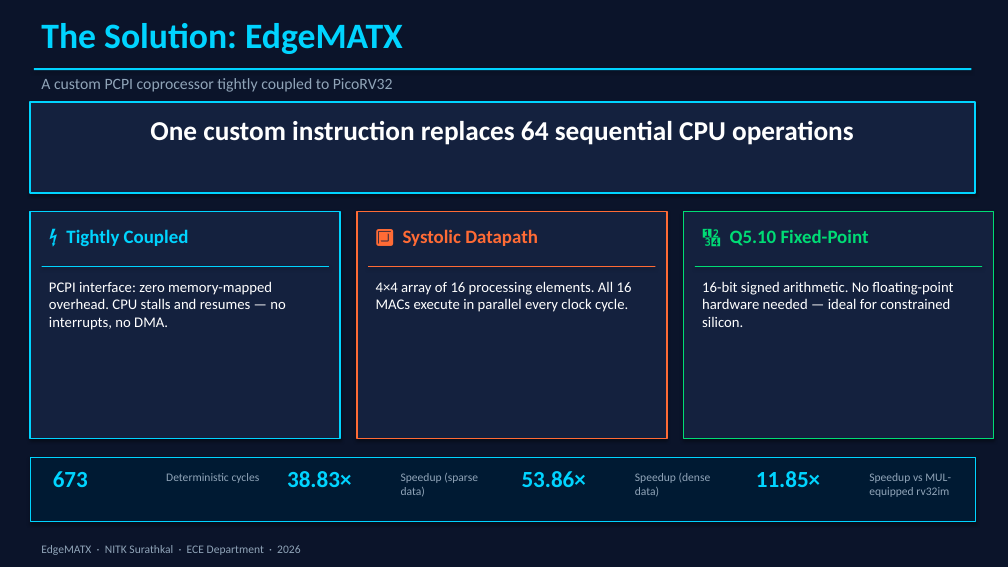
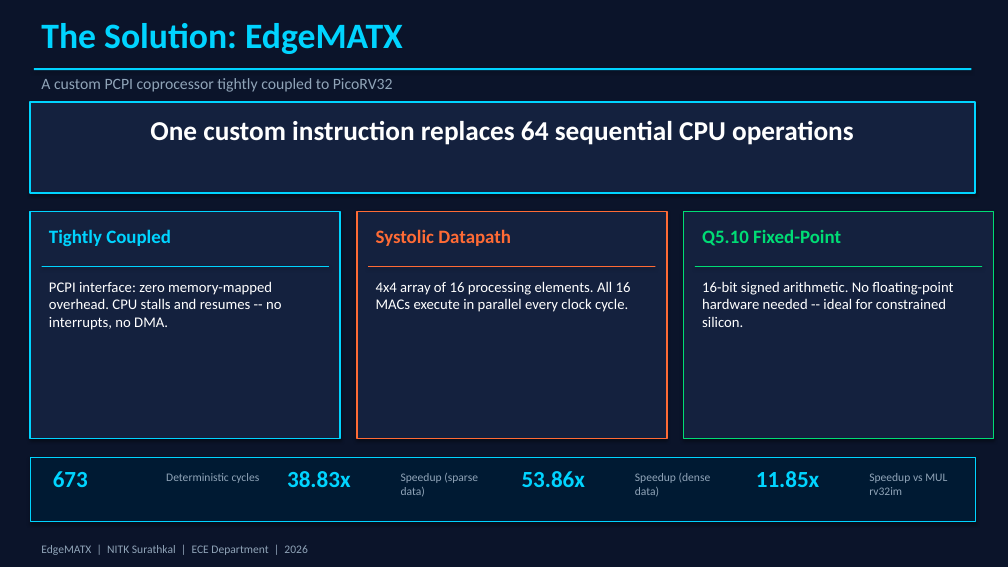
Before and after one commit to Quicksilver008/TinyML-Accelerator, a slide deck: slide 4 of docs/major/EdgeMATX_presentation.pptx (slide 3 before the commit). Drawn at 1008x567 pixels with LibreOffice and Linux fonts; fonts in the diff are those of the drawing. Boxes give left, top, right and bottom in pixels: in the first picture for what was removed or moved away, otherwise in the second. Text is boxed around its words. In the diff, an @@ line names an element or a change of style, - is before the commit and + after.

Commit message:
rename report to midsem, add EdgeMATX slides, update firmware.hex

```diff
--- a/docs/major/EdgeMATX_presentation.pptx
+++ b/docs/major/EdgeMATX_presentation.pptx
@@ text at (49, 229, 171, 246): text changed @@
-⚡ Tightly Coupled
+Tightly Coupled
@@ text at (376, 229, 511, 246): text changed @@
-🔲 Systolic Datapath
+Systolic Datapath
@@ text at (702, 229, 841, 246): text changed @@
-🔢 Q5.10 Fixed-Point
+Q5.10 Fixed-Point
@@ text at (49, 281, 281, 330): text changed @@
-PCPI interface: zero memory-mapped overhead. CPU stalls and resumes — no interrupts, no DMA.
+PCPI interface: zero memory-mapped overhead. CPU stalls and resumes -- no interrupts, no DMA.
@@ text at (376, 281, 631, 312): text changed @@
-4×4 array of 16 processing elements. All 16 MACs execute in parallel every clock cycle.
+4x4 array of 16 processing elements. All 16 MACs execute in parallel every clock cycle.
@@ text at (702, 282, 953, 327): text changed @@
-16-bit signed arithmetic. No floating-point hardware needed — ideal for constrained silicon.
+16-bit signed arithmetic. No floating-point hardware needed -- ideal for constrained silicon.
@@ text at (287, 471, 350, 487): text changed @@
-38.83×
+38.83x
@@ text at (522, 471, 585, 487): text changed @@
-53.86×
+53.86x
@@ text at (756, 471, 819, 487): text changed @@
-11.85×
+11.85x
@@ text at (869, 473, 947, 495): text changed @@
-Speedup vs MUL-equipped rv32im
+Speedup vs MUL rv32im
@@ text at (41, 545, 307, 555): text changed @@
-EdgeMATX · NITK Surathkal · ECE Department · 2026
+EdgeMATX | NITK Surathkal | ECE Department | 2026
```
Also in this commit, not shown: 14 other slides changed, 2 slides added, 6 other files.
